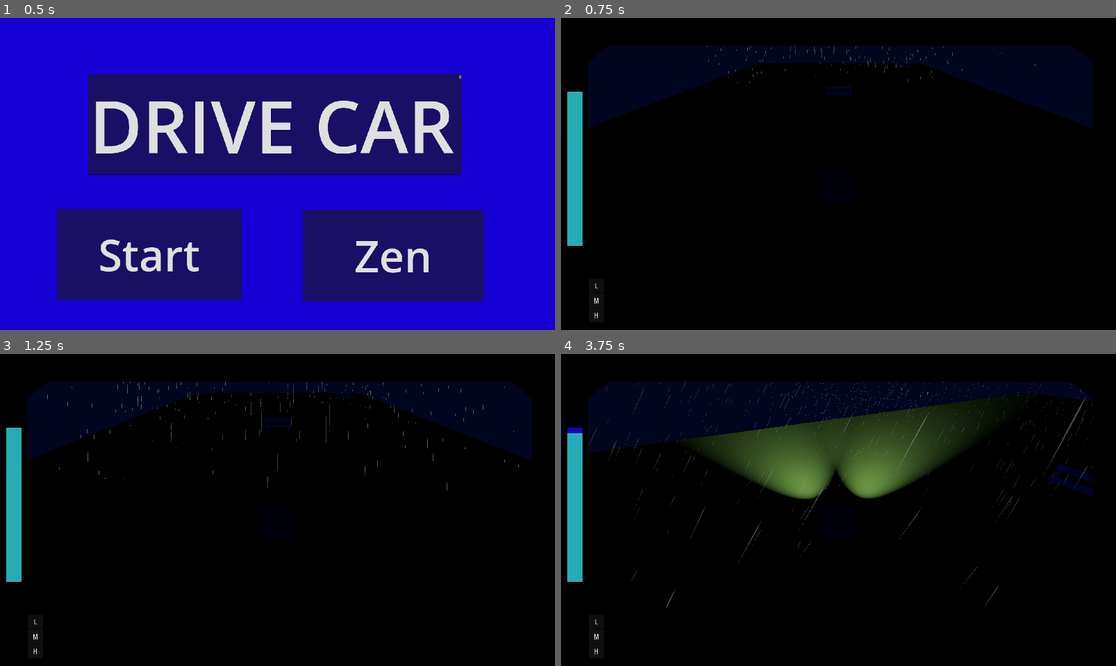
Above: before the commit, frames 1-4 (two rows, left to right).
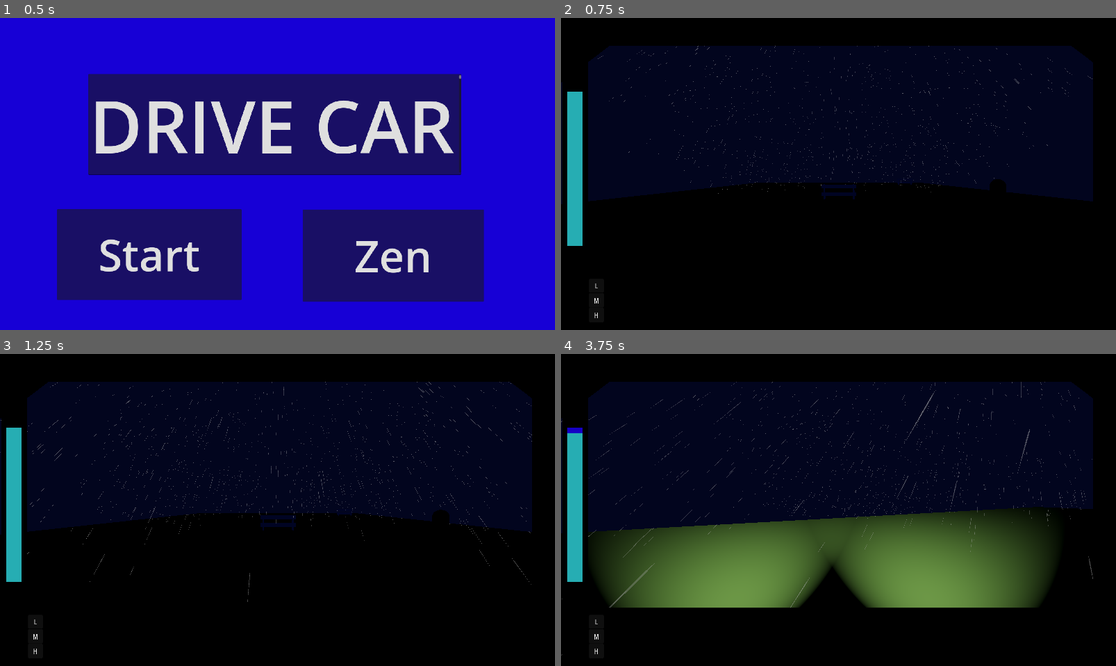
Above: after the commit, the same moments.

Repository: reniby/Southbound
Game: Godot game, scene res://Scenes/menu.tscn
The game is run twice, just before and just after one commit, with the same random seed, the same clock (stepped at 60 frames per second) and the same inputs.
Inputs (mouse positions are in pixels of both pictures, inside the frame that each line leads up to):
- Up to frame 1 (0.5 s): no input
- Up to frame 2 (0.75 s): click "Start" at 0.5 s
- Up to frame 3 (1.25 s): no input
- Up to frame 4 (3.75 s): move the mouse to (960, 494) at 1.27 s; hold D (right) 1.28-2.03 s; hold Ctrl (drift) 1.28-2.03 s; move the mouse to (727, 525) at 2.02 s; hold Down (ui_down) 2.03-2.78 s; tap Space (light) at 2.1, 3.6 s; move the mouse to (894, 441) at 2.77 s; hold D (right) 2.78-3.53 s; hold Ctrl (drift) 2.78-3.53 s; move the mouse to (810, 572) at 3.52 s; hold Up (ui_up) from 3.53 s (still down)

Frame 1 is identical in both runs. In frame 2, 30% of the frame differs, in the area x 0-96%, y 8-60%; in frame 3, 30%; in frame 4, 50%, in the area x 0-96%, y 8-97%.

Commit message:
oops camera back

Diff:
--- a/Scenes/player.tscn
+++ b/Scenes/player.tscn
@@ -25,7 +25,6 @@
 transform = Transform3D(1, 0, 0, 0, 1, 0, 0, 0, 1, 0, 1.67939, 0)
 
 [node name="Camera3D" type="Camera3D" parent="Pivot"]
-transform = Transform3D(1, 0, 0, 0, 0.822074, 0.56938, 0, -0.56938, 0.822074, 0, 4.38199, 7.51225)
 current = true
 
 [node name="SpotLight3D" type="SpotLight3D" parent="."]
